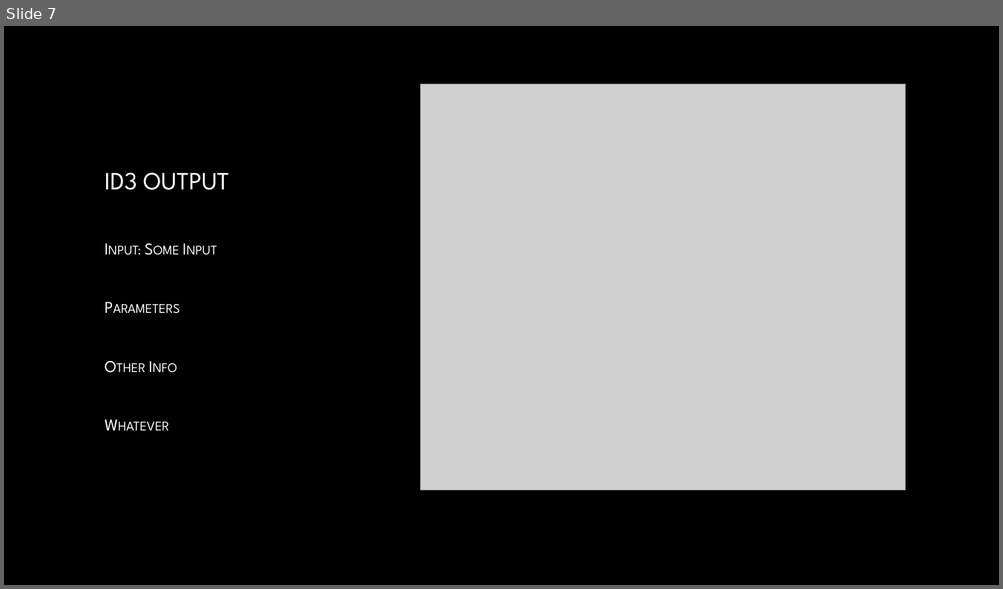
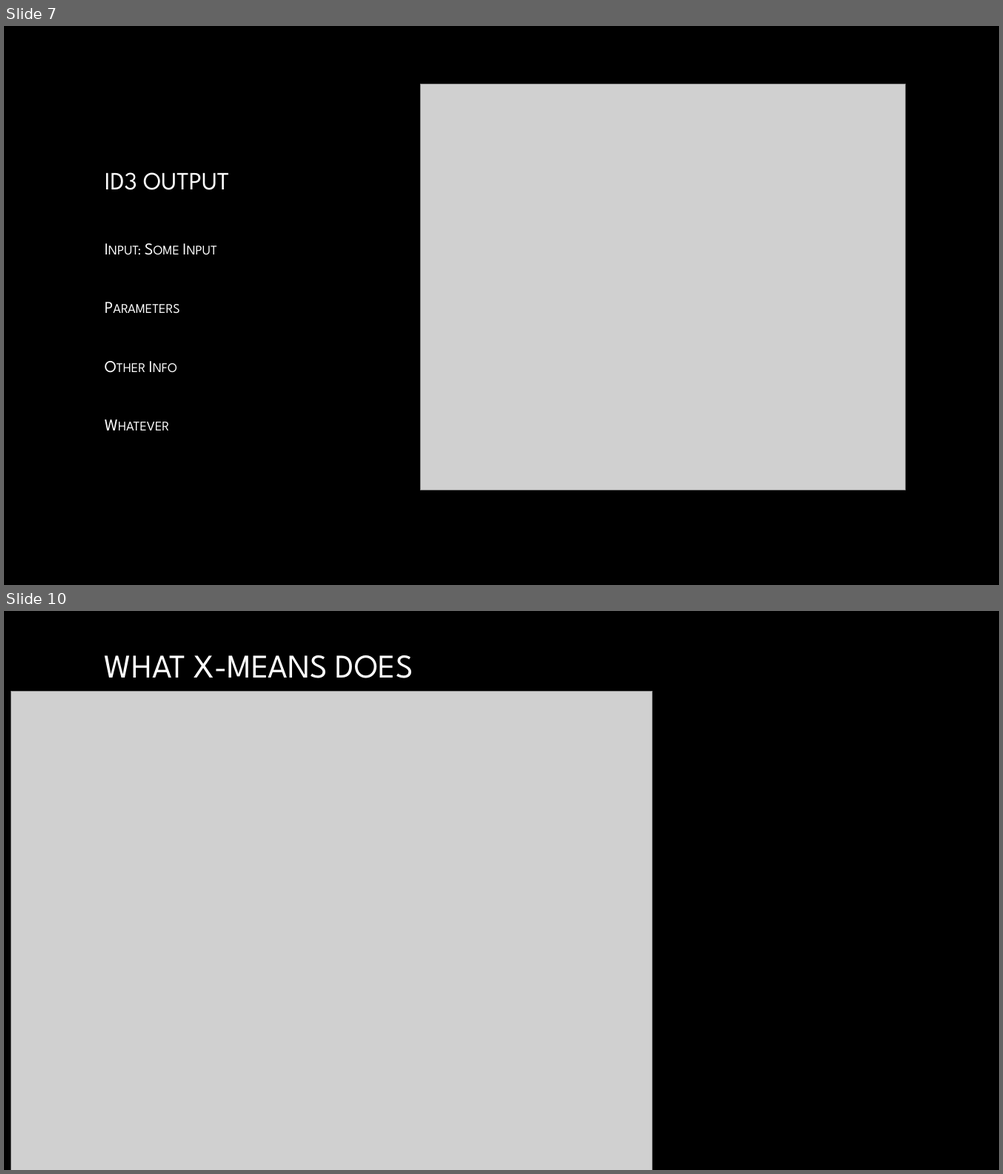
Before and after one commit to armando-n/data-mining-project, a slide deck: DataMiningProject/docs/presentation.pptx. Shown one above the other, each under a label of ours: slide 7 before the commit, slides 7 and 10 after it; the slides between them are not shown. The pictures are 1003x589 and 1003x1174 pixels, drawn with LibreOffice and Linux fonts; fonts in the diff are those of the drawing; grey boxes stand for pictures; background and template pictures are left out. Boxes give left, top, right and bottom in pixels: in the first picture for what was removed or moved away, otherwise in the second. Text is boxed around its words. In the diff, an @@ line names an element or a change of style, - is before the commit and + after.

```diff
--- a/DataMiningProject/docs/presentation.pptx
+++ b/DataMiningProject/docs/presentation.pptx
@@ slide 10 added at bbox=[4, 611, 999, 1170], background picture (left out) @@
@@ title added at bbox=[105, 655, 413, 678], 32 pt, text gradient #FFFFFF to #A6A6A6 @@
+WHAT X-MEANS DOES
@@ picture added at bbox=[11, 691, 652, 1170] @@
```
Also in this commit, not shown: 1 slide changed, 7 other slides added, 1 slide removed.
